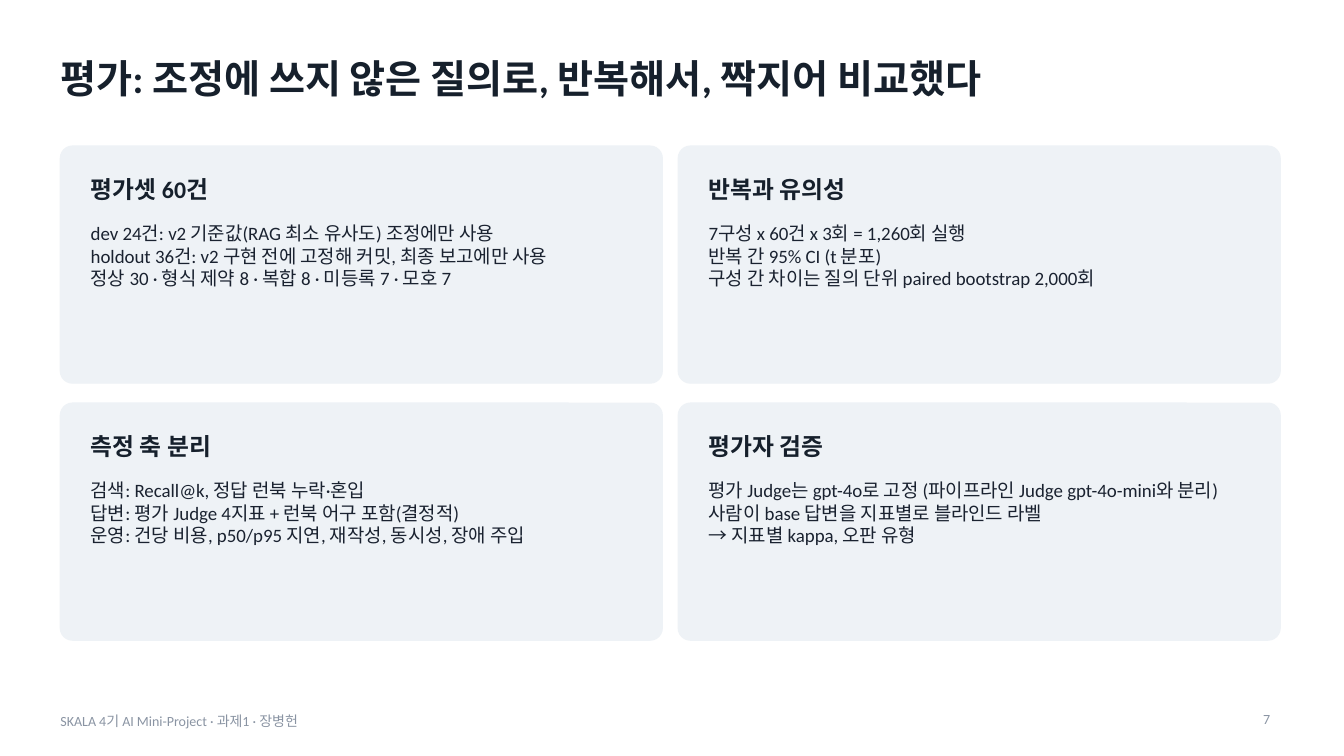
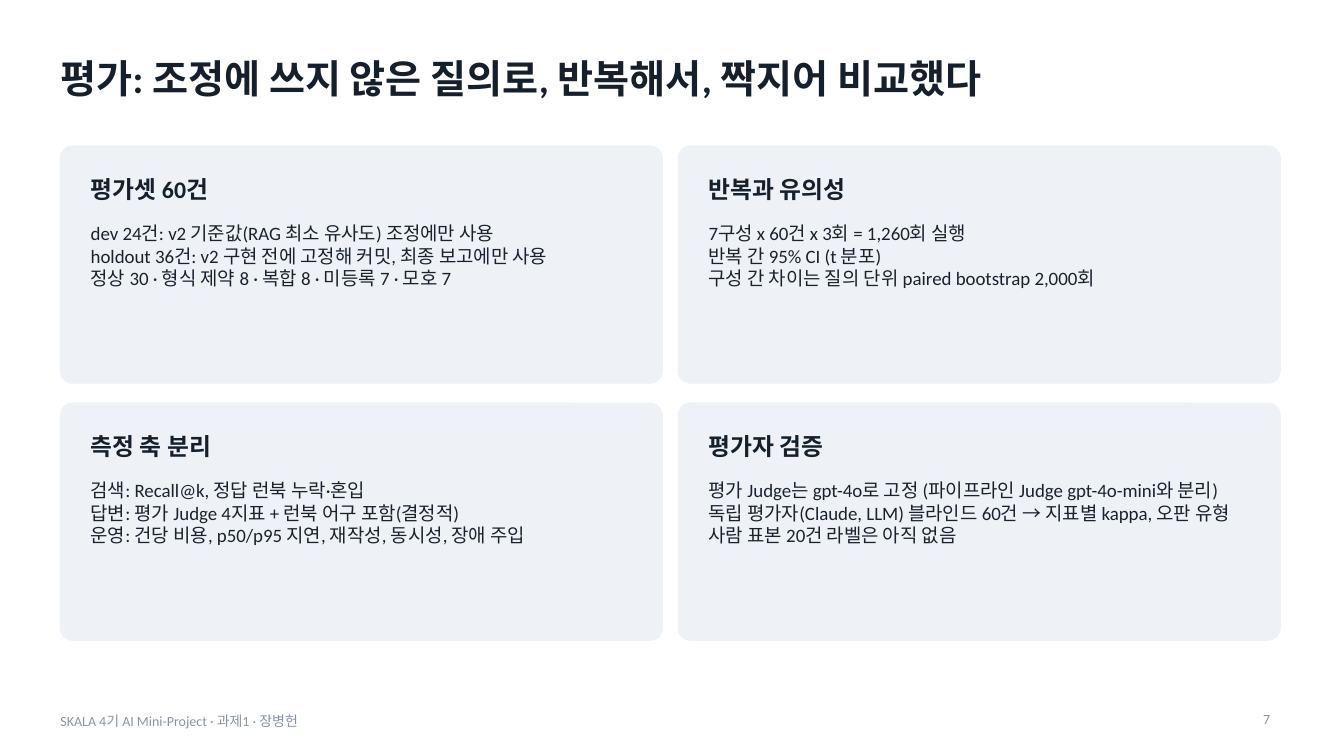
Before and after one commit to jang961111-hash/incident-agent-ablation, a slide deck: slide 7 of deck/incident-agent-ablation.pptx. Drawn at 1344x756 pixels with LibreOffice and Linux fonts; fonts in the diff are those of the drawing. Boxes give left, top, right and bottom in pixels: in the first picture for what was removed or moved away, otherwise in the second. Text is boxed around its words. In the diff, an @@ line names an element or a change of style, - is before the commit and + after.

```diff
--- a/deck/incident-agent-ablation.pptx
+++ b/deck/incident-agent-ablation.pptx
@@ text at [709, 500, 1230, 544]: text changed @@
-사람이 base 답변을 지표별로 블라인드 라벨
-→ 지표별 kappa, 오판 유형
+독립 평가자(Claude, LLM) 블라인드 60건 → 지표별 kappa, 오판 유형
+사람 표본 20건 라벨은 아직 없음
```
Also in this commit, not shown: 10 other slides changed, 5 other files.
